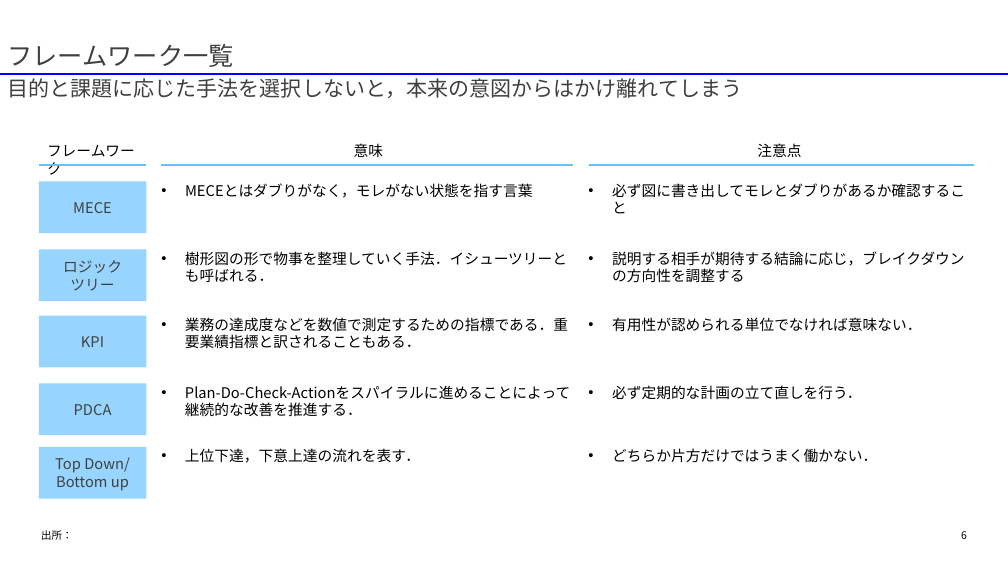
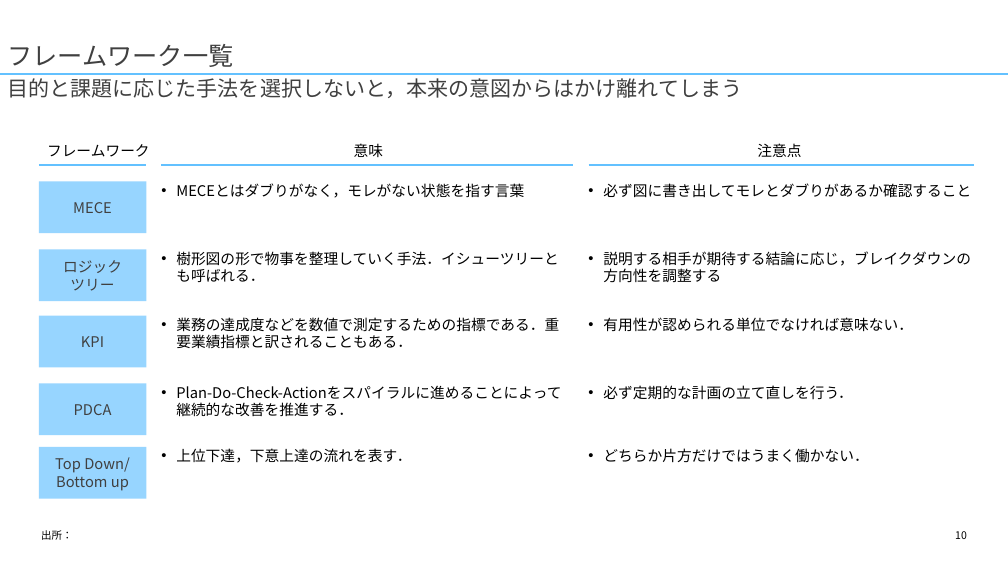
Before and after one commit to yuzucha16/dotfiles, a slide deck: slide 10 of office/Blank.potx (slide 6 before the commit). Drawn at 1008x567 pixels with LibreOffice and Linux fonts; fonts in the diff are those of the drawing. Boxes give left, top, right and bottom in pixels: in the first picture for what was removed or moved away, otherwise in the second. Text is boxed around its words. In the diff, an @@ line names an element or a change of style, - is before the commit and + after.

```diff
--- a/office/Blank.potx
+++ b/office/Blank.potx
@@ line (0, 74) - (1008, 74): stroke #0000FF 2.25 pt to #63C1FF 2.25 pt @@
@@ text "フレームワーク" rewrapped from box(47, 145, 135, 175) to box(47, 144, 150, 157) @@
@@ indent changed in 10 elements at box(176, 183, 524, 198), box(603, 183, 971, 198), box(176, 251, 558, 282), box(603, 251, 971, 283), box(176, 317, 559, 349), box(603, 317, 913, 332), box(176, 386, 561, 399), box(603, 385, 852, 399), box(176, 448, 411, 463), box(603, 448, 868, 463) @@
@@ page number at box(955, 531, 967, 539): text changed @@
-6
+10
```
Also in this commit, not shown: 6 other slides changed, 5 slides added, 1 other file.
